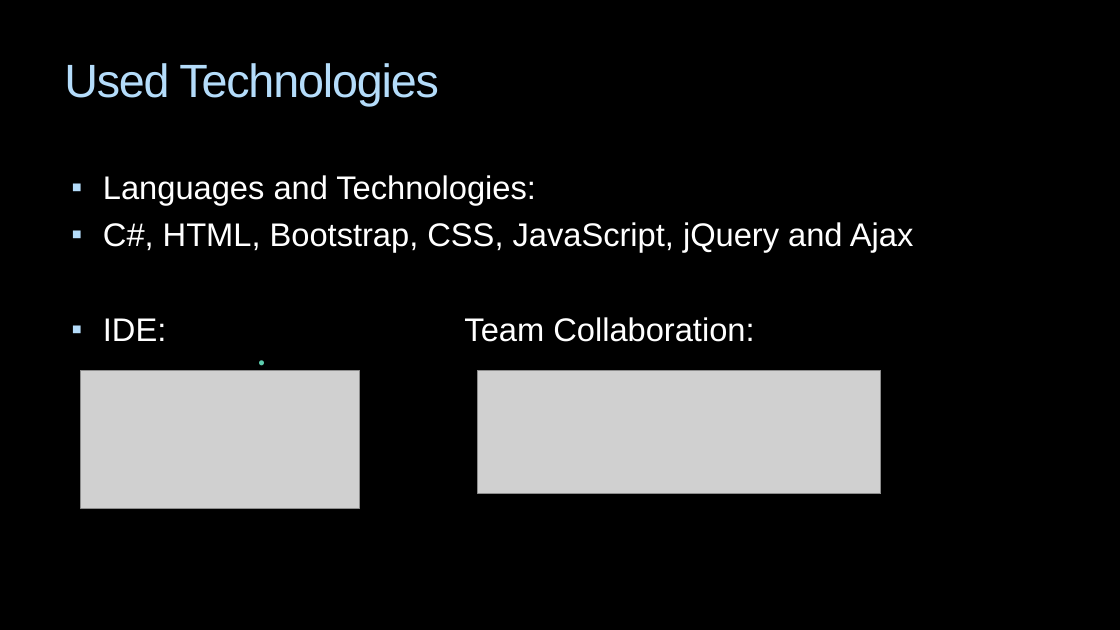
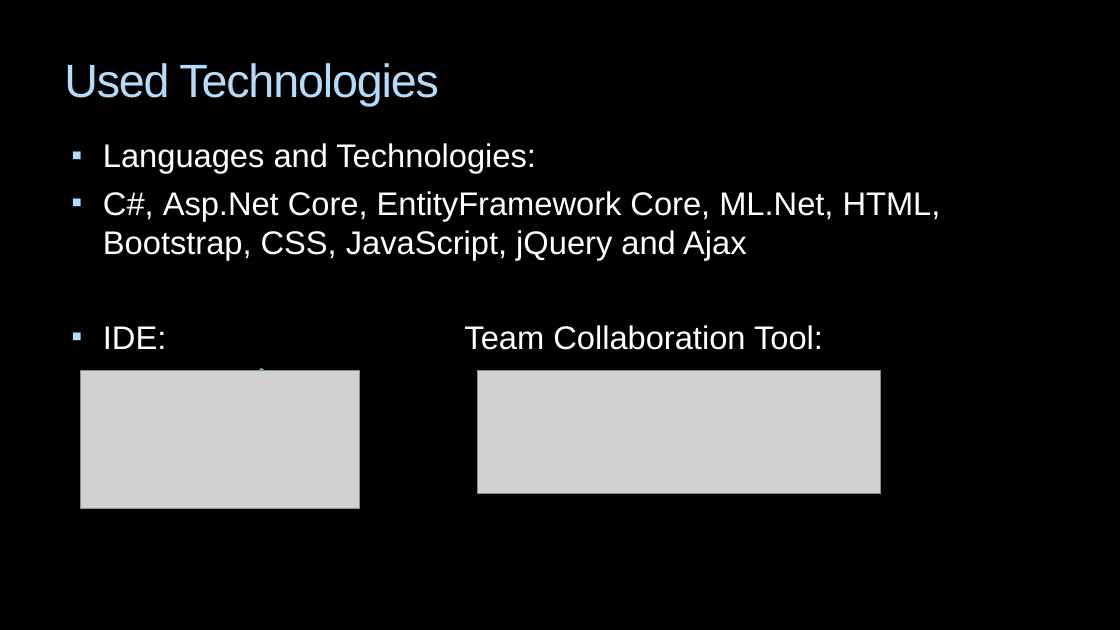
Before and after one commit to GenchoBG/SmartDiary, a slide deck: slide 4 of IntelliMood.pptx. Drawn at 1120x630 pixels with LibreOffice and Linux fonts; fonts in the diff are those of the drawing; grey boxes stand for pictures; background and template pictures are left out. Boxes give left, top, right and bottom in pixels: in the first picture for what was removed or moved away, otherwise in the second. Text is boxed around its words. In the diff, an @@ line names an element or a change of style, - is before the commit and + after.

Commit message:
Small presentation adjustment & changed text analysis method

```diff
--- a/IntelliMood.pptx
+++ b/IntelliMood.pptx
@@ text "Languages and Technologies:" moved from (x1=103, y1=175, x2=914, y2=342) to (x1=103, y1=143, x2=941, y2=350) @@
@@ text at (x1=103, y1=191, x2=941, y2=350): text changed @@
-▪ C#, HTML, Bootstrap, CSS, JavaScript, jQuery and Ajax
-▪ IDE: Team Collaboration:
+▪ C#, Asp.Net Core, EntityFramework Core, ML.Net, HTML, Bootstrap, CSS, JavaScript, jQuery and Ajax
+▪ IDE: Team Collaboration Tool:
```
Also in this commit, not shown: 3 other slides changed, 1 slide added, 1 other file.
